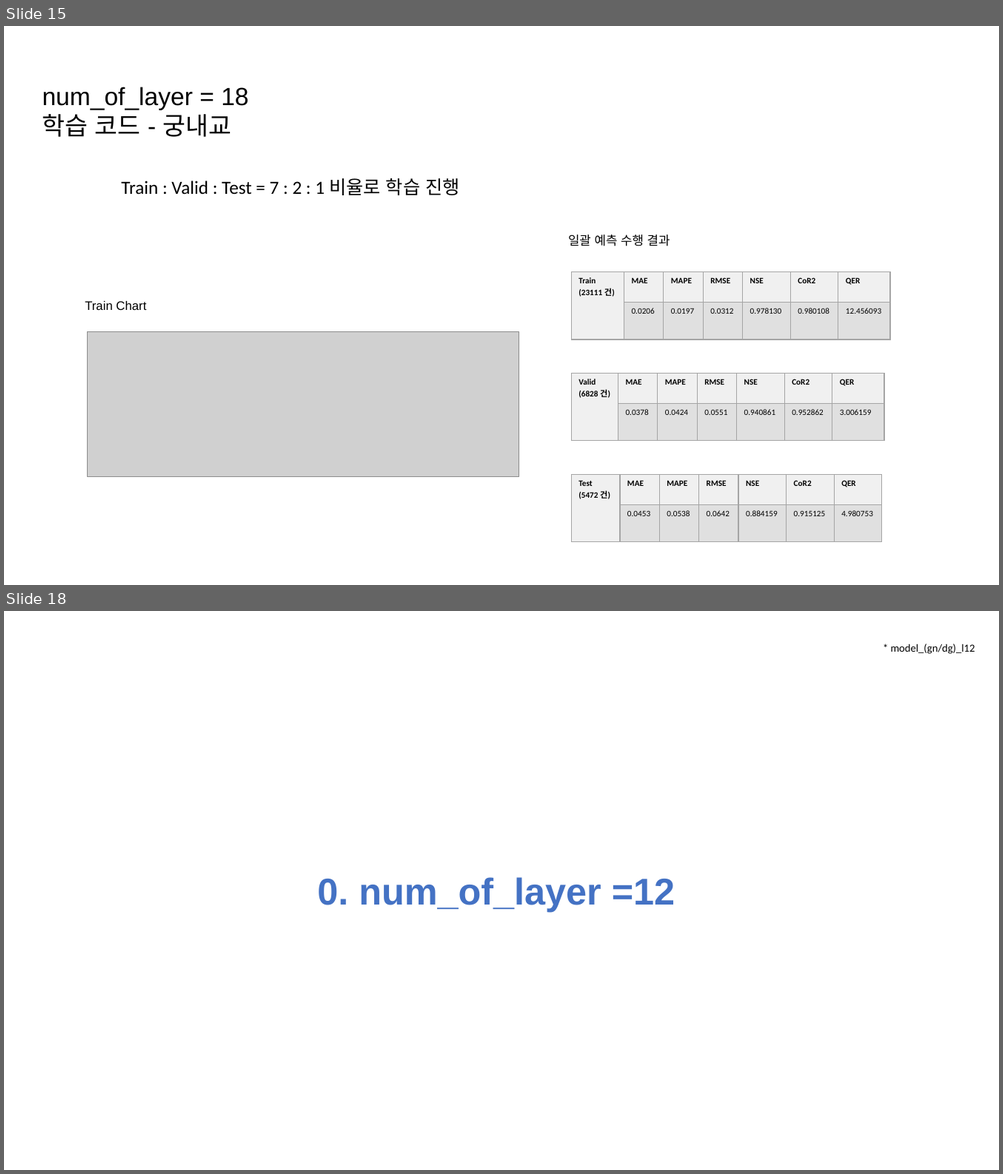
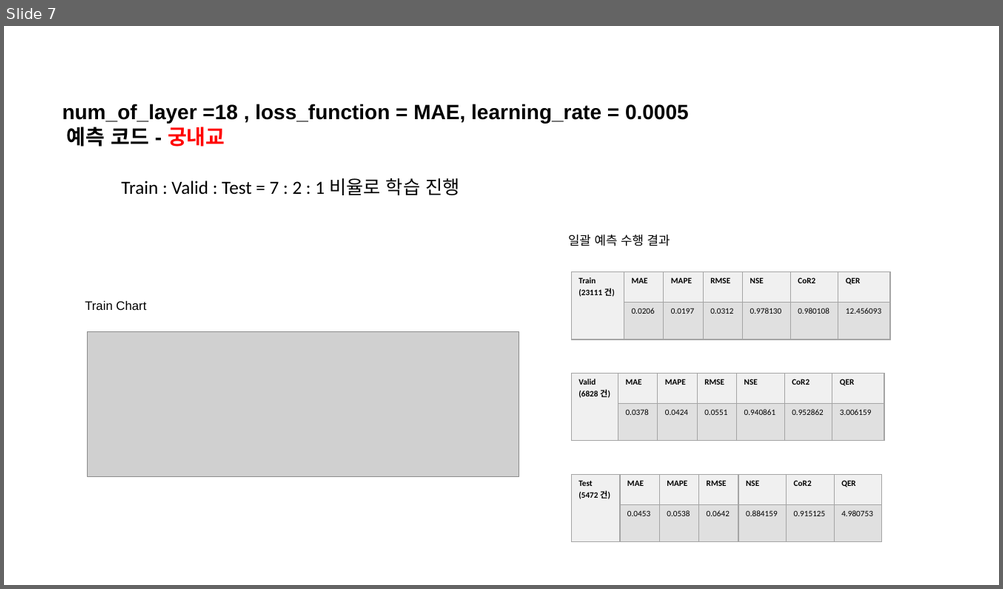
Before and after one commit to JEONGMIN0000/TrainDataCreater_LSTM, a slide deck: ParallelLSTM/result/성능개선 3 결과.pptx. Shown one above the other, each under a label of ours: slides 15 and 18 before the commit, slide 7 after it; the slides between them are not shown. The pictures are 1003x1174 and 1003x589 pixels, drawn with LibreOffice and Linux fonts; fonts in the diff are those of the drawing; grey boxes stand for pictures. Boxes give left, top, right and bottom in pixels: in the first picture for what was removed or moved away, otherwise in the second. Text is boxed around its words. In the diff, an @@ line names an element or a change of style, - is before the commit and + after.

```diff
--- a/ParallelLSTM/result/성능개선 3 결과.pptx
+++ b/ParallelLSTM/result/성능개선 3 결과.pptx
@@ slide 18 removed at [4,611,999,1170], background #FFFFFF @@
@@ text removed at [891,644,975,654] @@
-* model_(gn/dg)_l12
@@ text removed at [317,877,674,912] @@
-0. num_of_layer =12
@@ what was slide 15 is now slide 7 @@
@@ slide 7 changed as well @@
@@ text at [62,104,688,147]: text changed; size 24 to 20 pt; bold on @@
-num_of_layer = 18
-학습 코드 - 궁내교
+num_of_layer =18 , loss_function = MAE, learning_rate = 0.0005
+예측 코드 - 궁내교
```
Also in this commit, not shown: 8 other slides changed, 8 other slides removed, 1 other file.
